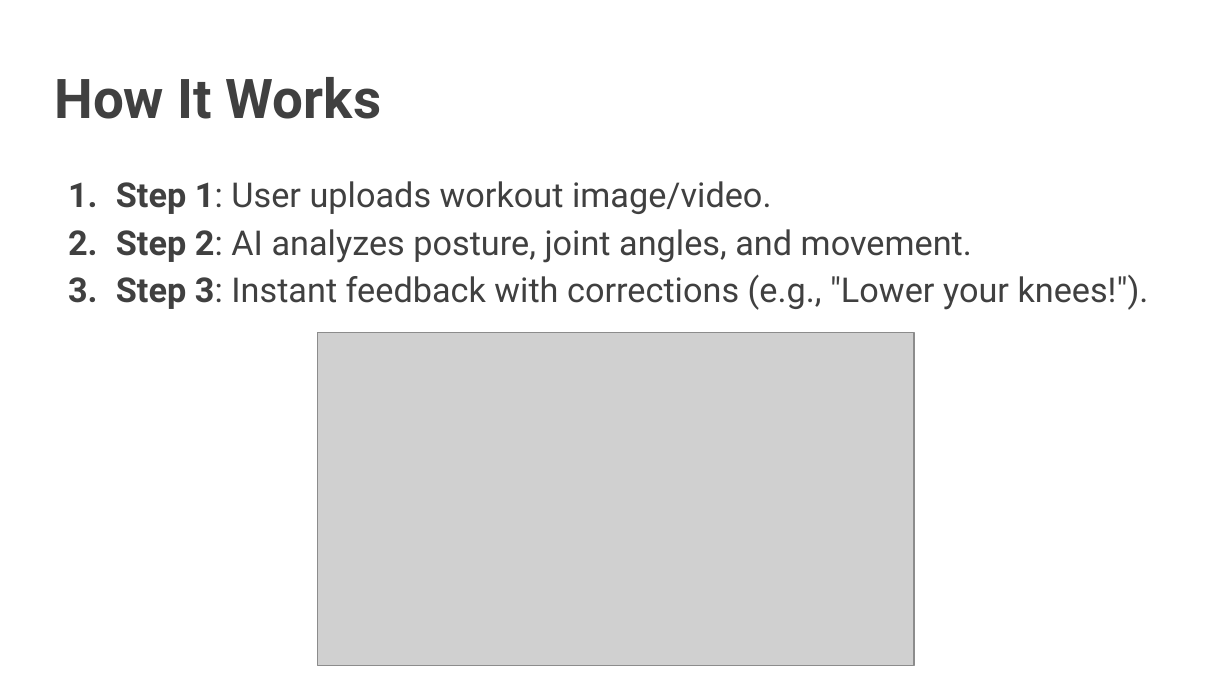
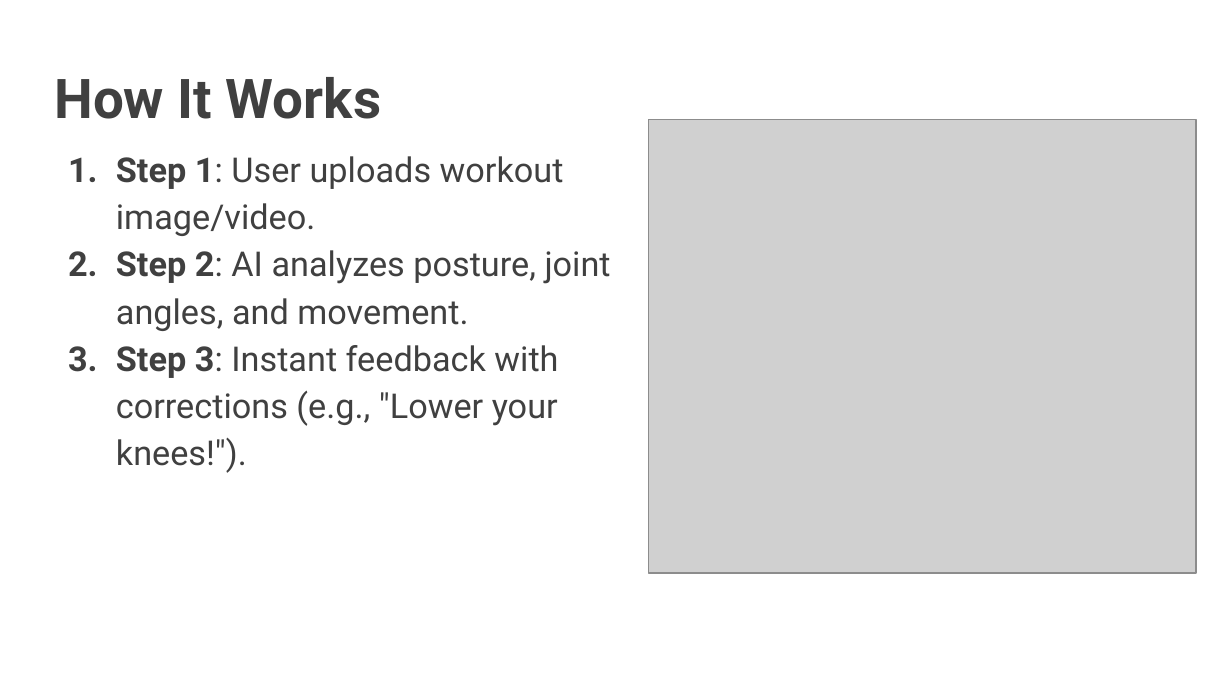
Before and after one commit to silenttundre/VirtualWorkoutBuddy, a slide deck: slide 5 of Virtual Workout Buddy.pptx. Drawn at 1232x693 pixels with LibreOffice and Linux fonts; fonts in the diff are those of the drawing; grey boxes stand for pictures. Boxes give left, top, right and bottom in pixels: in the first picture for what was removed or moved away, otherwise in the second. Text is boxed around its words. In the diff, an @@ line names an element or a change of style, - is before the commit and + after.

```diff
--- a/Virtual Workout Buddy.pptx
+++ b/Virtual Workout Buddy.pptx
@@ text "Step 1: User uploads workout ..." rewrapped from (116,181,1149,310) to (116,156,611,473) @@
@@ picture added at (649,120,1196,573) @@
@@ picture removed at (318,333,914,665) @@
```
Also in this commit, not shown: 1 slide removed.
